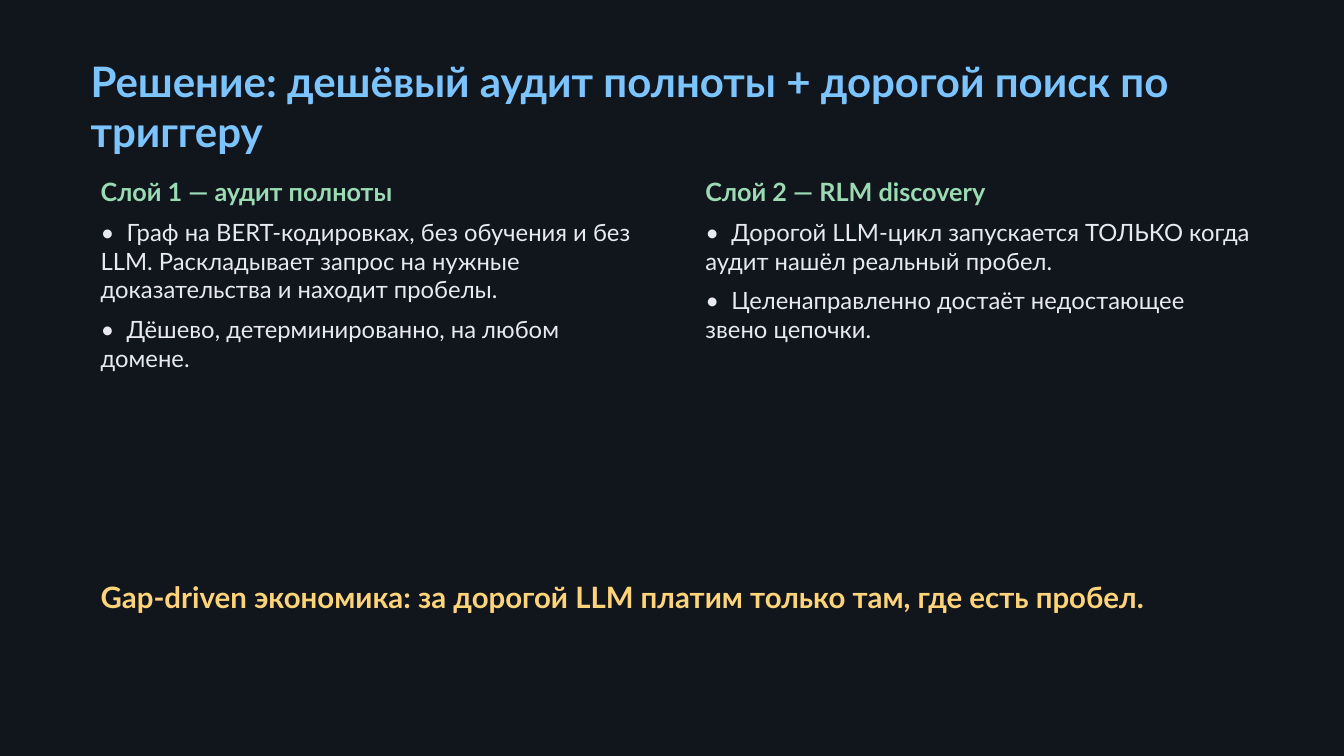
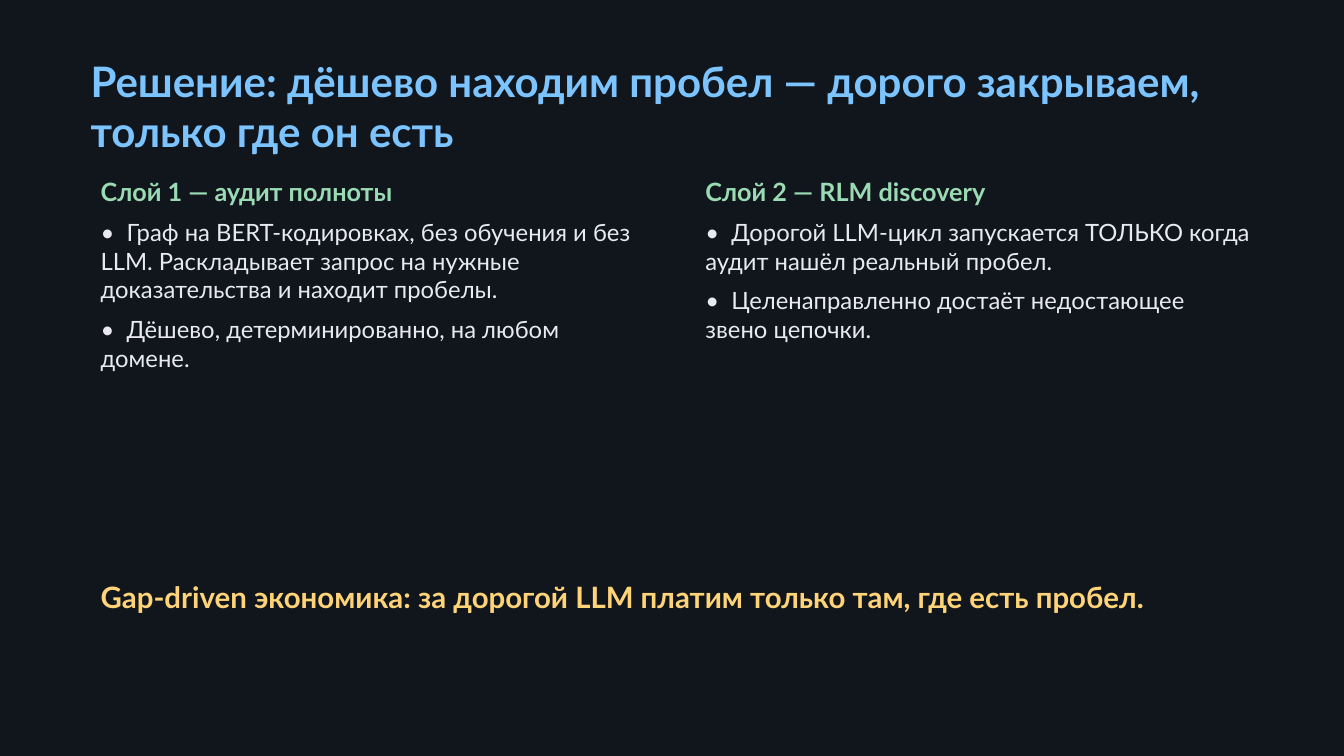
Before and after one commit to FD-AX/GraphRLM, a slide deck: slide 3 of docs/graphrlm_pitch.pptx. Drawn at 1344x756 pixels with LibreOffice and Linux fonts; fonts in the diff are those of the drawing. Boxes give left, top, right and bottom in pixels: in the first picture for what was removed or moved away, otherwise in the second. Text is boxed around its words. In the diff, an @@ line names an element or a change of style, - is before the commit and + after.

```diff
--- a/docs/graphrlm_pitch.pptx
+++ b/docs/graphrlm_pitch.pptx
@@ text at box(91, 66, 1200, 155): text changed @@
-Решение: дешёвый аудит полноты + дорогой поиск по триггеру
+Решение: дёшево находим пробел — дорого закрываем, только где он есть
```
Also in this commit, not shown: 2 other slides changed, 1 other file.
